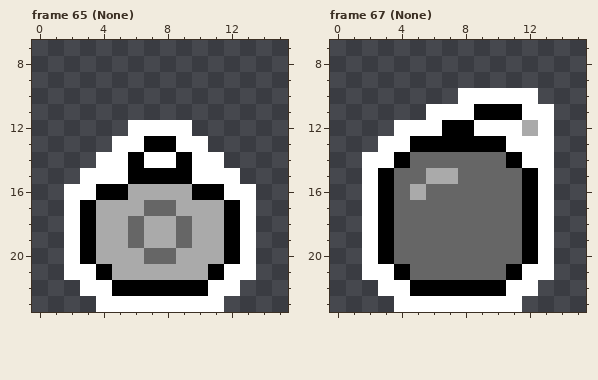
Two states of a pixel-art file, assets/towers.aseprite. This is how it looked before the edit.
16x24 pixels, 68 frames. Shown: frame 65 (None): x 0..15, y 7..23; frame 67 (None): x 0..15, y 7..23. The commit also changed other frames, which this record leaves out.
Once edited:
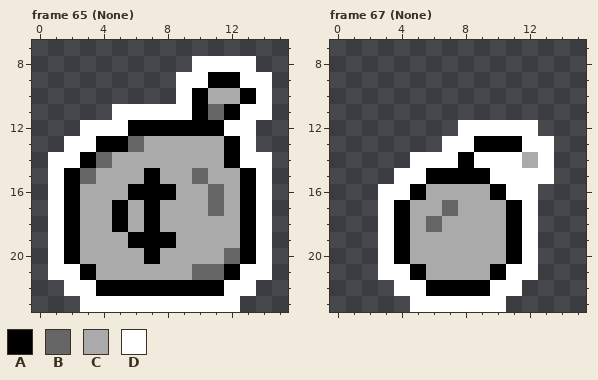
Palette (. is transparent): A #000000  B #666666  C #aaaaaa  D #ffffff
What changed:
--- frame 65 (None)
@@ x 0..15 @@
  7 ................
- 8 ................
- 9 ................
-10 ................
-11 ................
-12 ......DDDD......
-13 .....DDAADD.....
-14 ....DDADDADD....
-15 ...DDDAAAADDD...
-16 ..DDAACCCCAADD..
-17 ..DACCCBBCCCAD..
-18 ..DACCBCCBCCAD..
-19 ..DACCBCCBCCAD..
-20 ..DACCCBBCCCAD..
-21 ..DDACCCCCCADD..
-22 ...DDAAAAAADD...
-23 ....DDDDDDDD....
+ 8 ..........DDDD..
+ 9 .........DDAADD.
+10 .........DACCAD.
+11 .....DDDDDABADD.
+12 ...DDDAAAAAADD..
+13 ..DDAABCCCCCAD..
+14 .DDABCCCCCCCADD.
+15 .DABCCCACCBCCAD.
+16 .DACCCAAACCBCAD.
+17 .DACCACACCCBCAD.
+18 .DACCACACCCCCAD.
+19 .DACCCAAACCCCAD.
+20 .DACCCCACCCCBAD.
+21 .DDACCCCCCBBADD.
+22 ..DDAAAAAAAADD..
+23 ...DDDDDDDDDD...
--- frame 67 (None)
@@ x 0..15 @@
  9 ................
-10 ........DDDDD...
-11 ......DDDAAADD..
-12 ....DDDAADDDCD..
-13 ...DDAAAAAADDD..
-14 ..DDABBBBBBADD..
-15 ..DABBCCBBBBAD..
-16 ..DABCBBBBBBAD..
-17 ..DABBBBBBBBAD..
-18 ..DABBBBBBBBAD..
-19 ..DABBBBBBBBAD..
-20 ..DABBBBBBBBAD..
-21 ..DDABBBBBBADD..
-22 ...DDAAAAAADD...
-23 ....DDDDDDDD....
+10 ................
+11 ................
+12 ........DDDDD...
+13 .......DDAAADD..
+14 .....DDDADDDCD..
+15 ....DDAAAADDDD..
+16 ...DDACCCCADD...
+17 ...DACCBCCCAD...
+18 ...DACBCCCCAD...
+19 ...DACCCCCCAD...
+20 ...DACCCCCCAD...
+21 ...DDACCCCADD...
+22 ....DDAAAADD....
+23 .....DDDDDD.....
Pixel boxes of the changes (left, top, right, bottom) in both pictures:
changed: (48, 56, 272, 312)
changed: (362, 88, 554, 312)
